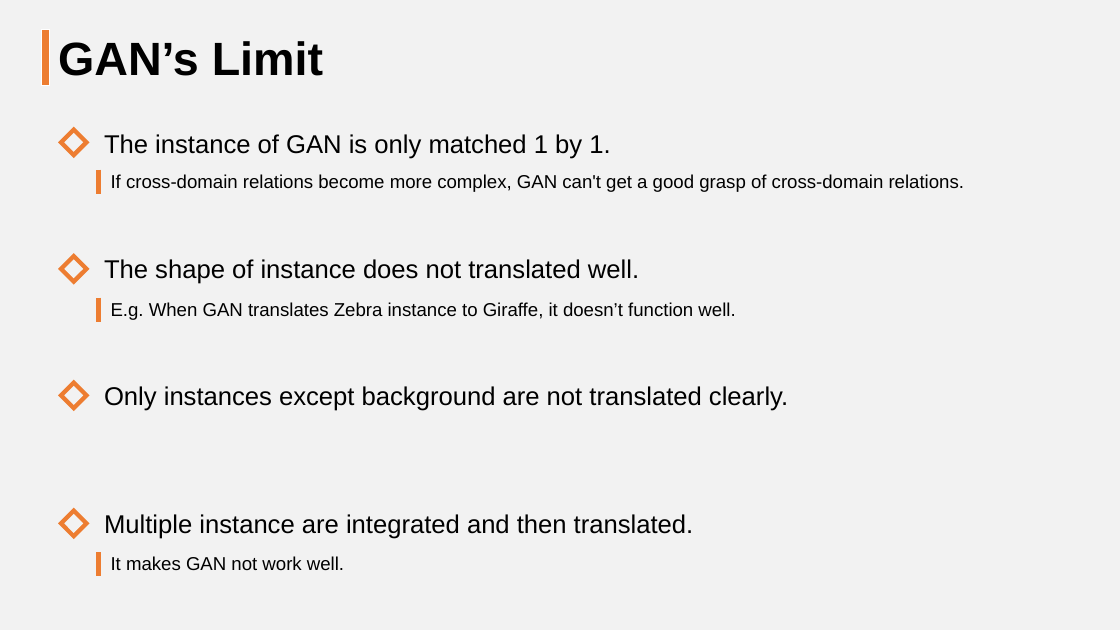
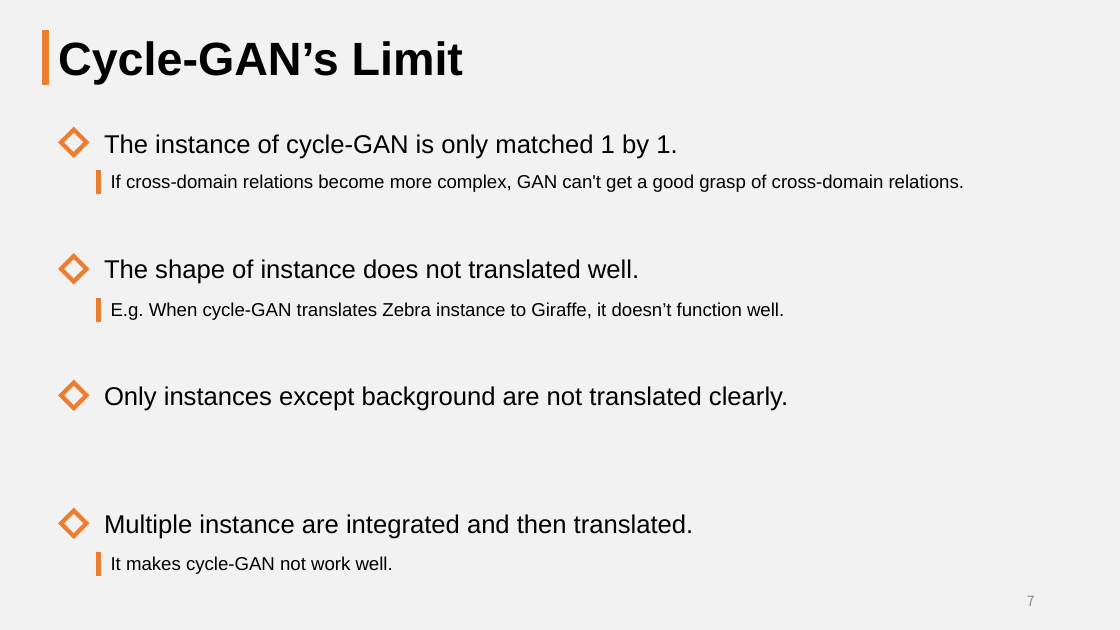
Before and after one commit to Yiujin/gradProject, a slide deck: slide 7 of paper/PPT for Project.pptx. Drawn at 1120x630 pixels with LibreOffice and Linux fonts; fonts in the diff are those of the drawing. Boxes give left, top, right and bottom in pixels: in the first picture for what was removed or moved away, otherwise in the second. Text is boxed around its words. In the diff, an @@ line names an element or a change of style, - is before the commit and + after.

Commit message:
presentation final

```diff
--- a/paper/PPT for Project.pptx
+++ b/paper/PPT for Project.pptx
@@ text at [58, 41, 463, 85]: text changed @@
-GAN’s Limit
+Cycle-GAN’s Limit
@@ text at [104, 134, 677, 159]: text changed @@
-The instance of GAN is only matched 1 by 1.
+The instance of cycle-GAN is only matched 1 by 1.
@@ text at [111, 302, 784, 320]: text changed @@
-E.g. When GAN translates Zebra instance to Giraffe, it doesn’t function well.
+E.g. When cycle-GAN translates Zebra instance to Giraffe, it doesn’t function well.
@@ text at [111, 556, 393, 574]: text changed @@
-It makes GAN not work well.
+It makes cycle-GAN not work well.
@@ page number added at [1027, 596, 1035, 606], 12 pt, text #8C8C8C @@
+7
```
Also in this commit, not shown: 15 other slides changed, 1 other file.
